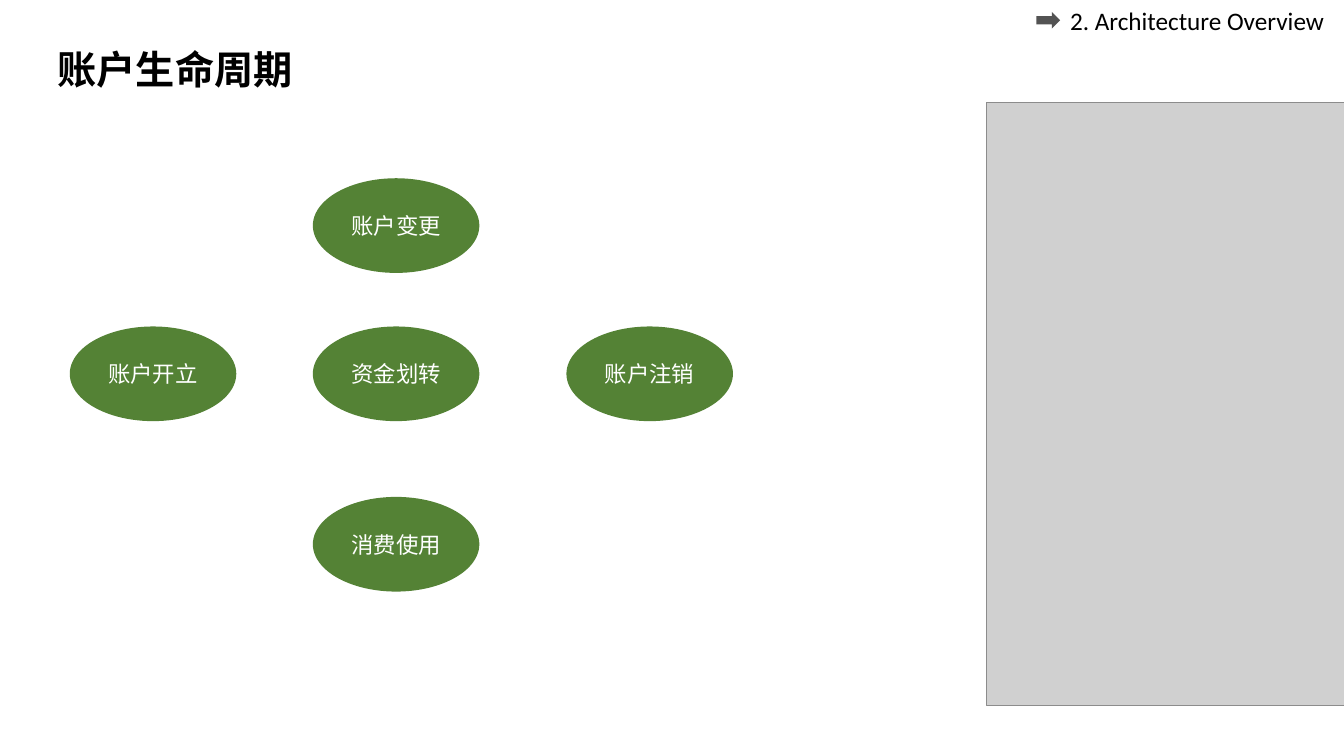
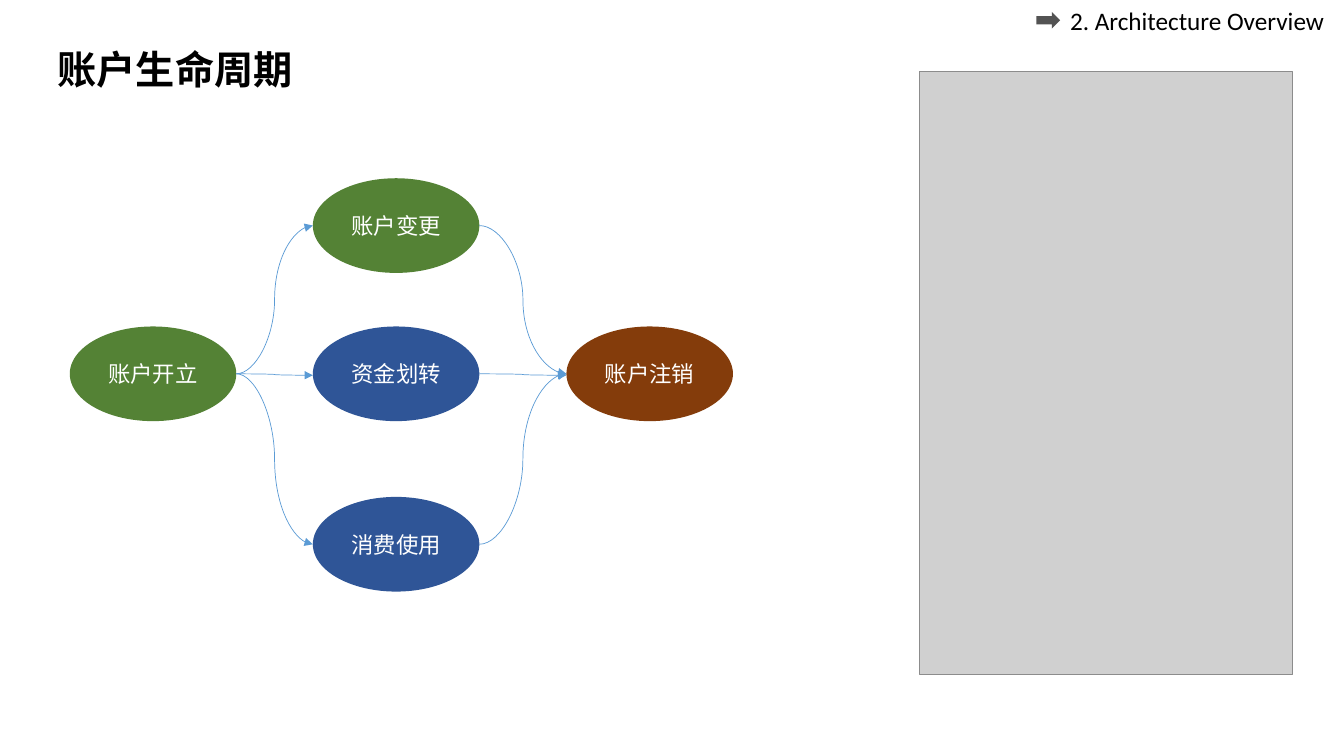
Before and after one commit to duleitony/blog, a slide deck: slide 2 of attach/支付系统设计.pptx. Drawn at 1344x756 pixels with LibreOffice and Linux fonts; fonts in the diff are those of the drawing; grey boxes stand for pictures. Boxes give left, top, right and bottom in pixels: in the first picture for what was removed or moved away, otherwise in the second. Text is boxed around its words. In the diff, an @@ line names an element or a change of style, - is before the commit and + after.

```diff
--- a/attach/支付系统设计.pptx
+++ b/attach/支付系统设计.pptx
@@ picture: place and size @@
-picture at [987,103,1344,706]
+picture at [921,72,1294,675]
@@ curved arrow added from (236, 374) to (313, 226), #5B9BD5 0.5 pt @@
@@ curved arrow added from (480, 226) to (567, 374), #5B9BD5 0.5 pt @@
@@ ellipse "资金划转" at [313,327,479,421]: fill #548235 to #2F5597 @@
@@ ellipse "账户注销" at [567,327,733,421]: fill #548235 to #843C0B @@
@@ curved arrow added from (236, 374) to (313, 375), #5B9BD5 0.5 pt @@
@@ curved arrow added from (236, 374) to (313, 544), #5B9BD5 0.5 pt @@
@@ curved arrow added from (480, 374) to (567, 375), #5B9BD5 0.5 pt @@
@@ curved arrow added from (480, 544) to (567, 374), #5B9BD5 0.5 pt @@
@@ ellipse "消费使用" at [313,497,479,592]: fill #548235 to #2F5597 @@
```
Also in this commit, not shown: 1 other slide changed, 3 other files.
